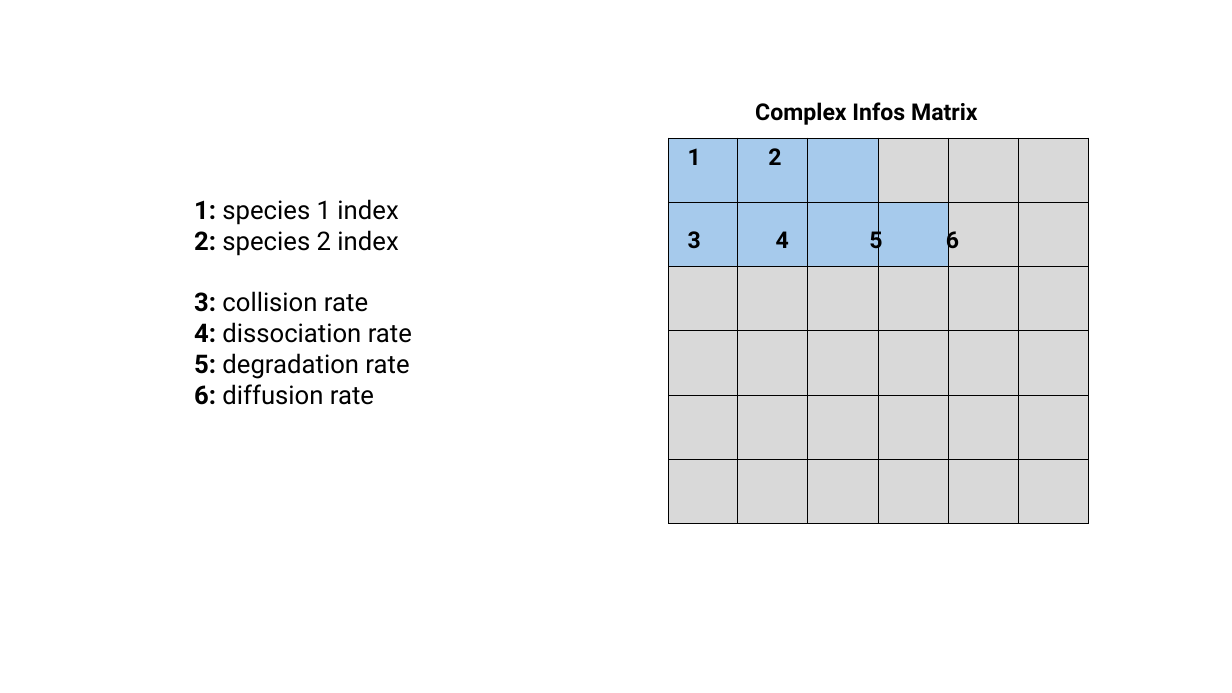
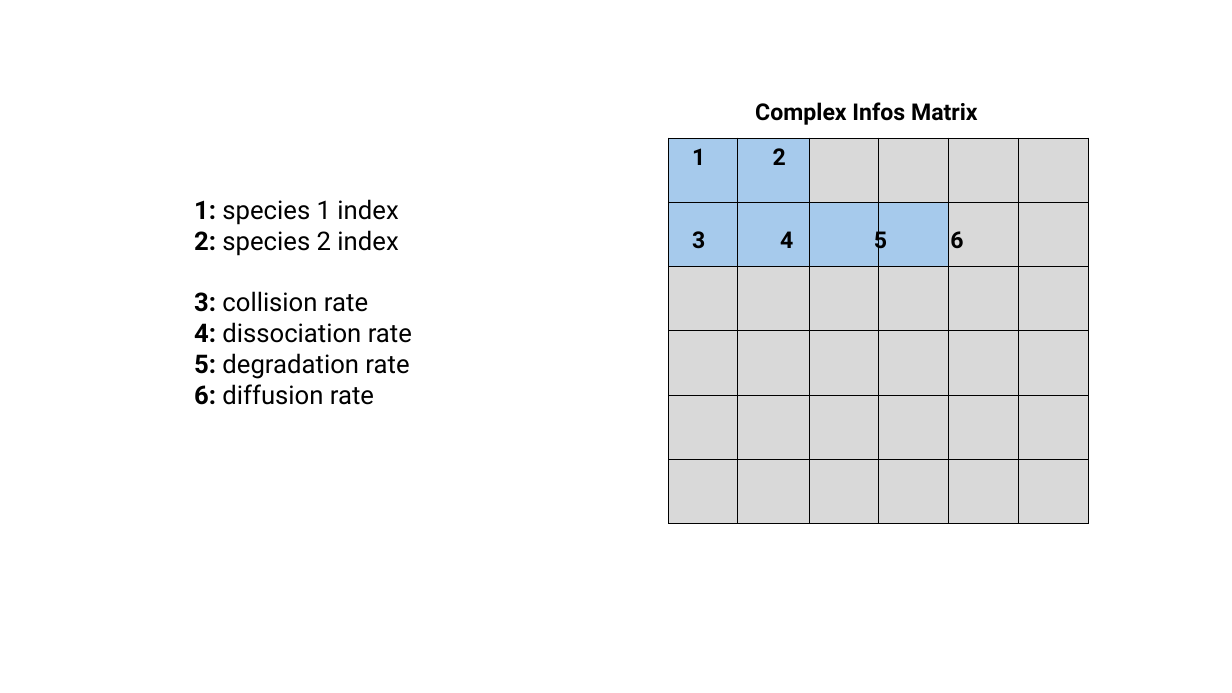
Before and after one commit to LoqmanSamani/grn-designer, a slide deck: slide 20 of pres/sim_system.pptx. Drawn at 1232x693 pixels with LibreOffice and Linux fonts; fonts in the diff are those of the drawing. Boxes give left, top, right and bottom in pixels: in the first picture for what was removed or moved away, otherwise in the second. Text is boxed around its words. In the diff, an @@ line names an element or a change of style, - is before the commit and + after.

```diff
--- a/pres/sim_system.pptx
+++ b/pres/sim_system.pptx
@@ table at [669,138,1090,523] @@
@@ fill #A6CAEC to #D9D9D9 in row 1, column 3 @@
@@ text "2": place and size @@
-text "2" at [688,148,959,254]
+text "2" at [692,148,963,254]
```
